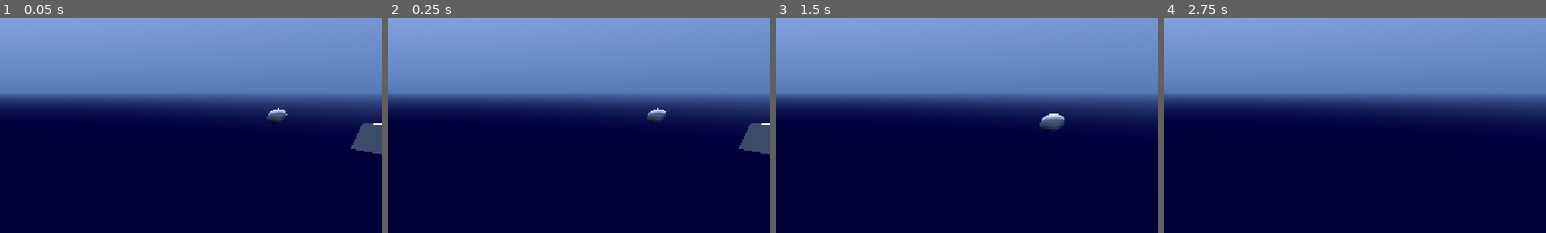
Above: before the commit, frames 1-4 (left to right).
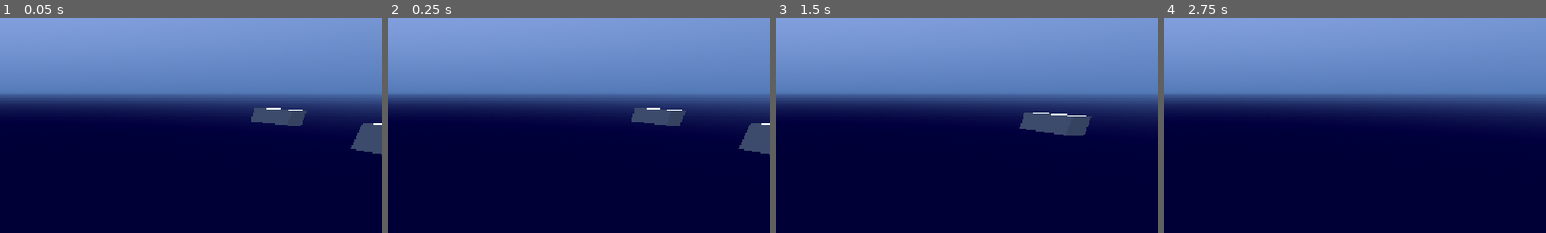
Above: after the commit, the same moments.

Repository: PeterDrake/yachtsinkers
Game: Godot game, scene res://yachtsinkers.tscn
The game is run twice, just before and just after one commit, with the same random seed, the same clock (stepped at 60 frames per second) and the same inputs. Sound files missing from this copy of the repository are replaced by a short silence.
Inputs (mouse positions are % of the whole screen's width and height, from its top left):
- Up to frame 1 (0.05 s): no input
- Up to frame 2 (0.25 s): no input
- Up to frame 3 (1.5 s): move the mouse to (45, 70) at 0.52 s; hold Up (forward) from 0.53 s (still down); tap Space (space) at 0.6, 1.35 s; move the mouse to (80, 65) at 1.27 s
- Up to frame 4 (2.75 s): move the mouse to (20, 35) at 2.02 s; release Up (forward) at 2.03 s; hold Left (left) from 2.03 s (still down); tap Space (space) at 2.1 s
The pictures show only the part of the screen within x 50-100%, y 6-56%; the shares and areas given below are measured in that part.

The runs differ from the first frame. In frame 1, 0.9% of the frame differs, in the area x 65-81%, y 41-51%; in frame 2, 0.8%; in frame 3, 1.4%, in the area x 63-83%, y 44-55%; in frame 4, nothing differs.
Error in both runs: Out of bounds get index '0' (on base: 'PackedStringArray') (res://speech.gd:3)

Commit message:
Yacht is longer

Diff:
--- a/yacht.tscn
+++ b/yacht.tscn
@@ -5,18 +5,20 @@
 [ext_resource type="AudioStream" uid="uid://b6lhdrbvp7w4u" path="res://buoy.wav" id="3_7e6i7"]
 [ext_resource type="AudioStream" uid="uid://dciw02s0fl8cs" path="res://yacht_destruction.wav" id="4_m36ax"]
 
-[sub_resource type="SphereShape3D" id="SphereShape3D_t7gb3"]
+[sub_resource type="BoxShape3D" id="BoxShape3D_o76c1"]
+size = Vector3(1, 1, 3)
 
-[sub_resource type="SphereMesh" id="SphereMesh_xx5pe"]
+[sub_resource type="BoxMesh" id="BoxMesh_dcxyd"]
 
 [node name="Yacht" type="StaticBody3D" unique_id=1626336948]
 script = ExtResource("1_rsqnq")
 
 [node name="CollisionShape3D" type="CollisionShape3D" parent="." unique_id=1733591117]
-shape = SubResource("SphereShape3D_t7gb3")
+shape = SubResource("BoxShape3D_o76c1")
 
 [node name="MeshInstance3D" type="MeshInstance3D" parent="." unique_id=718199581]
-mesh = SubResource("SphereMesh_xx5pe")
+transform = Transform3D(0.949, 0, 0, 0, 0.949, 0, 0, 0, 3, 0, 0, 0)
+mesh = SubResource("BoxMesh_dcxyd")
 
 [node name="BoatSound" type="AudioStreamPlayer3D" parent="." unique_id=1197138728]
 transform = Transform3D(-4.371139e-08, 0, -1, 0, 1, 0, 1, 0, -4.371139e-08, 0, 0, 0)
